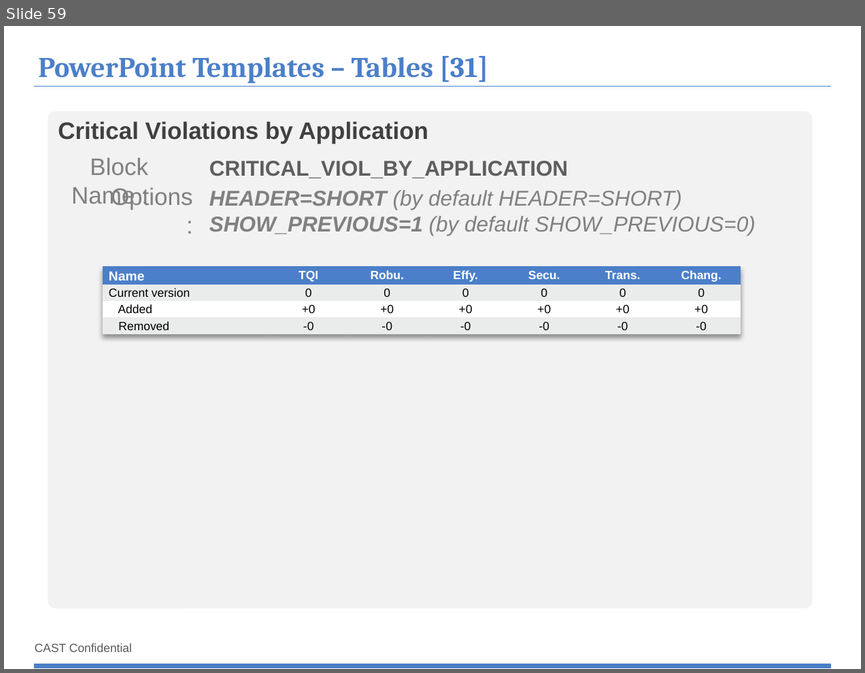
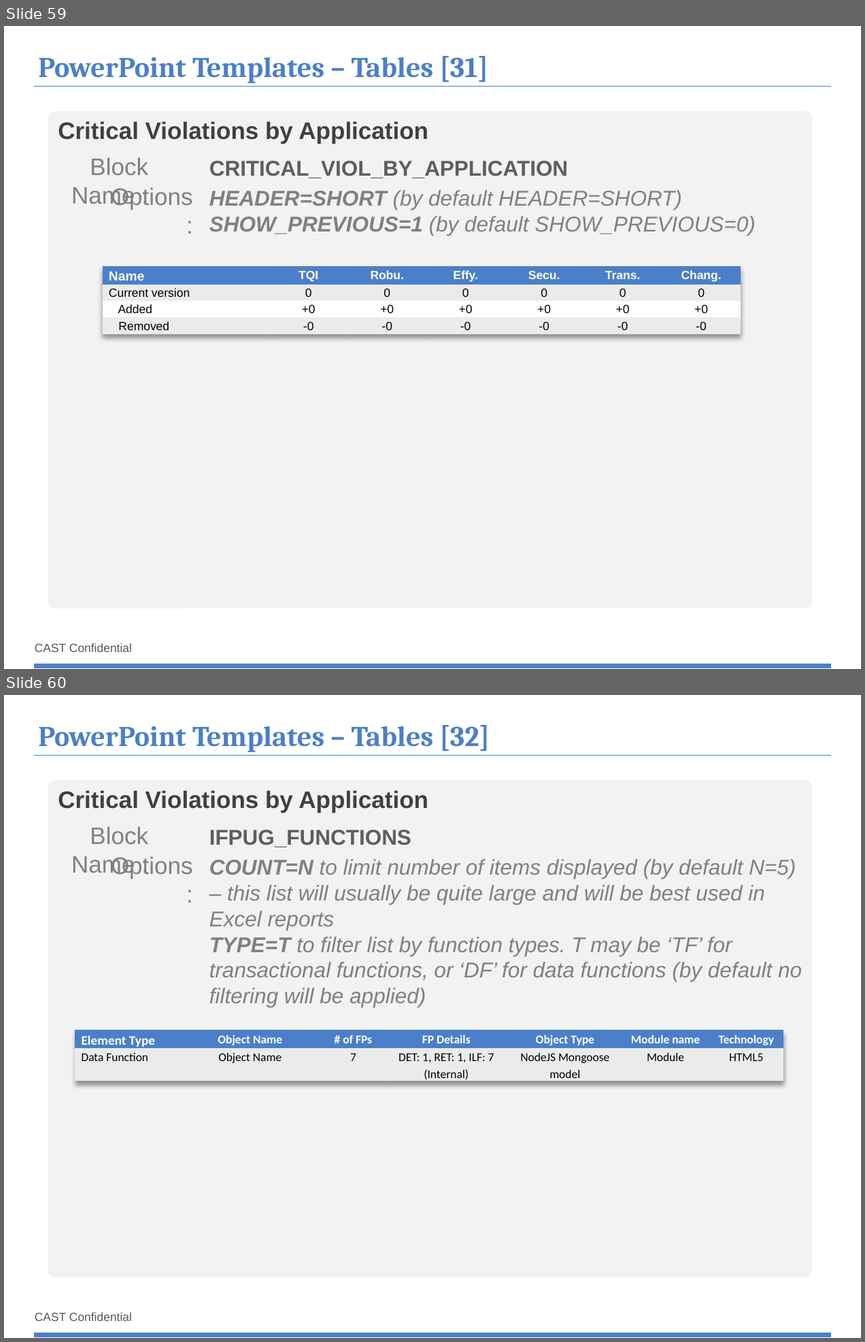
Before and after one commit to CAST-projects/ReportGenerator, a slide deck: CastReporting.Reporting/TemplatesFiles/1- Powerpoint-components-library.pptx. Shown one above the other, each under a label of ours: slide 59 before the commit, slides 59 and 60 after it. The pictures are 865x673 and 865x1342 pixels, drawn with LibreOffice and Linux fonts; fonts in the diff are those of the drawing; background and template pictures are left out. Boxes give left, top, right and bottom in pixels: in the first picture for what was removed or moved away, otherwise in the second. Text is boxed around its words. In the diff, an @@ line names an element or a change of style, - is before the commit and + after.

Commit message:
Updated templates * renamed MEASUREMENT_ADG_WEBSITE to DASHBOARD_SERVCE_URL * added example for IFPUG_FUNCTIONS table block

```diff
--- a/CastReporting.Reporting/TemplatesFiles/1- Powerpoint-components-library.pptx
+++ b/CastReporting.Reporting/TemplatesFiles/1- Powerpoint-components-library.pptx
@@ slide 60 added at <box>4,695,861,1338</box>, background #FFFFFF; not listed: 3 template elements that a slide beside it also shows @@
@@ title added at <box>38,725,490,752</box>, 24 pt, text #4B7FC9, bold @@
+PowerPoint Templates – Tables [32]
@@ rounded rectangle added at <box>48,780,812,1277</box>, fill #F2F2F2 @@
@@ text added at <box>58,790,428,813</box>, 20 pt, text #404040, bold @@
+Critical Violations by Application
@@ text added at <box>71,826,148,877</box>, 20 pt, text #808080 @@
+Block Name :
@@ text added at <box>209,830,411,847</box>, 18 pt, text #5E5E5E, bold @@
+IFPUG_FUNCTIONS
@@ text added at <box>111,856,193,879</box>, 20 pt, text #808080 @@
+Options :
@@ text added at <box>209,859,802,1007</box>, 18 pt, text #808080, italic @@
+COUNT=N to limit number of items displayed (by default N=5) – this list will usually be quite large and will be best used in Excel reports
+TYPE=T to filter list by function types. T may be ‘TF’ for transactional functions, or ‘DF’ for data functions (by default no filtering will be applied)
@@ table added at <box>75,1030,785,1083</box>, 2 rows, 7 columns @@
+Element Type | Object Name | # of FPs | FP Details | Object Type | Module name | Technology
+Data Function | Object Name | 7 | DET: 1, RET: 1, ILF: 7 (Internal) | NodeJS Mongoose model | Module | HTML5
```
Also in this commit, not shown: 4 slides changed, 1 other file.
